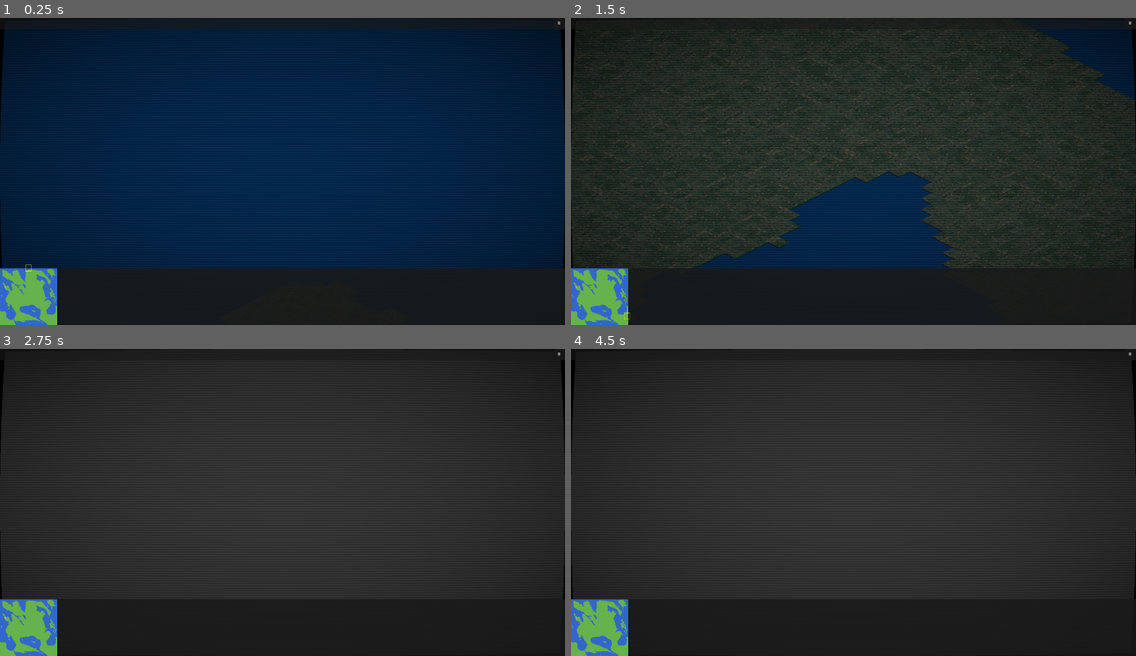
Above: before the commit, frames 1-4 (two rows, left to right).
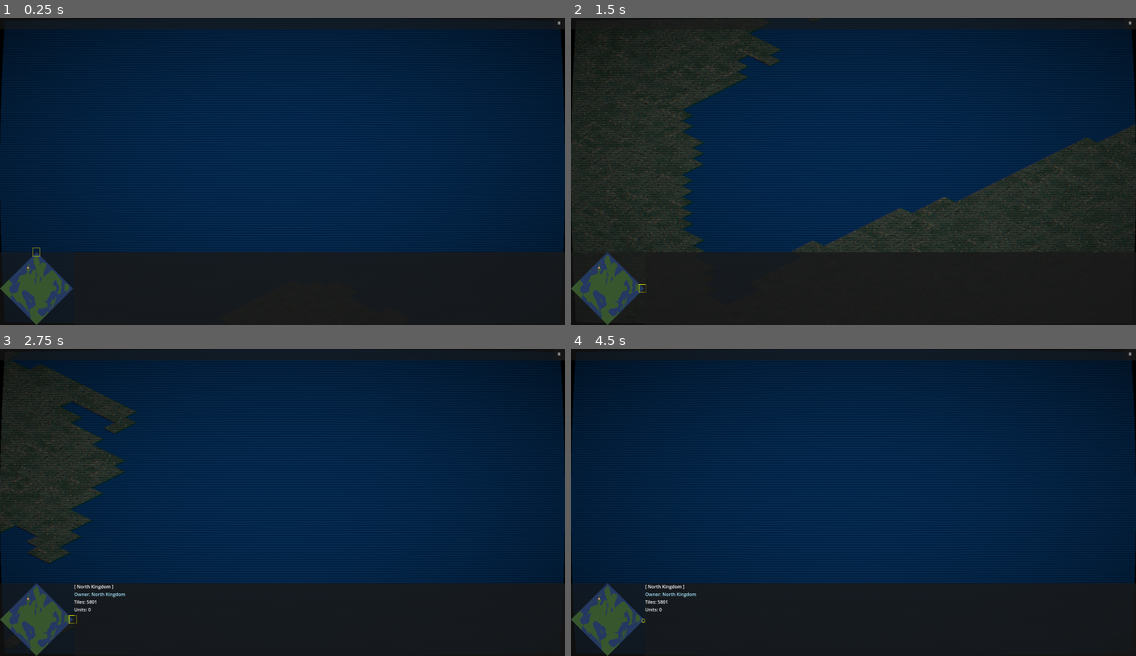
Above: after the commit, the same moments.

Repository: romabanana/romania2
Game: Godot game, scene res://scenes/main.tscn
Two runs of this game, one before a commit and one after it. Both use one fixed random seed, a clock stepped at 60 frames per second and the inputs below.
Inputs (mouse positions are in pixels of both pictures, inside the frame that each line leads up to):
- Up to frame 1 (0.25 s): no input
- Up to frame 2 (1.5 s): click "⏸" at 0.5 s; tap Enter at 1.25 s; drag from (599, 297) to (910, 103) at 1.27 s
- Up to frame 3 (2.75 s): drag from (169, 517) to (254, 563) at 2.02 s
- Up to frame 4 (4.5 s): move the mouse to (910, 434) at 2.77 s; hold D 2.78-3.5 s; tap E at 2.85 s; click (910, 434) at 2.92 s; drag from (825, 563) to (684, 456) at 3.52 s; tap Space at 4.25 s; move the mouse to (1023, 548) at 4.27 s; hold A from 4.28 s (still down); tap Q at 4.35 s; click (1023, 548) at 4.42 s

The runs differ from the first frame. In frame 1, 6.1% of the frame differs, in the area x 0-99%, y 74-100%; in frame 2, 43%; in frame 3, 67%; in frame 4, 76%, in the area x 0-100%, y 3-100%.

Commit message:
fixed minimap

Diff:
--- a/scripts/camera_2d.gd
+++ b/scripts/camera_2d.gd
@@ -186,10 +186,10 @@
 	var vp_size      := get_viewport().get_visible_rect().size
 	var world_before := global_position + (mouse_pos - vp_size * 0.5) / old_zoom
 	var world_after  := global_position + (mouse_pos - vp_size * 0.5) / new_zoom
-	var offset       := world_before - world_after
+	var cursor_offset       := world_before - world_after
 
 	var tween := create_tween()
 	tween.set_ease(Tween.EASE_OUT)
 	tween.set_trans(Tween.TRANS_SINE)
 	tween.tween_property(self, "zoom", new_zoom, 0.2)
-	tween.parallel().tween_property(self, "global_position", global_position + offset, 0.2)
+	tween.parallel().tween_property(self, "global_position", global_position + cursor_offset, 0.2)
--- a/scripts/ui/GameUI.gd
+++ b/scripts/ui/GameUI.gd
@@ -7,8 +7,8 @@
 # ─────────────────────────────────────────
 
 const TOP_BAR_HEIGHT    : int = 40
-const BOTTOM_BAR_HEIGHT : int = 200
-const MINIMAP_SIZE      : int = 200
+const BOTTOM_BAR_HEIGHT : int = 256
+const MINIMAP_SIZE      : int = 256
 
 var top_bar      : PanelContainer = null
 var bottom_bar   : PanelContainer = null
--- a/scripts/ui/Minimap.gd
+++ b/scripts/ui/Minimap.gd
@@ -1,112 +1,136 @@
 extends Control
 
-# ─────────────────────────────────────────
-#  Minimap
-#  Shows terrain, units and camera viewport.
-#  Click to move camera.
-# ─────────────────────────────────────────
-
 const MAP_SIZE     : int   = 256
-const MINIMAP_SIZE : float = 200.0
-
+const MINIMAP_SIZE : float = 256.0
 const TERRAIN_PNG  : String = "res://maps/map_01.png"
 
-# ── References ────────────────────────────
-var camera     : Camera2D  = null
-var terrain_tex: Texture2D = null
-
-# ── Colors ────────────────────────────────
 const VIEWPORT_COLOR : Color = Color(1.0, 1.0, 0.0, 0.8)
 const VIEWPORT_WIDTH : float = 1.5
+
+var camera         : Camera2D   = null
+var terrain_poly   : Polygon2D  = null
+var _last_cam_pos  : Vector2    = Vector2.ZERO
+var _last_cam_zoom : Vector2    = Vector2.ONE
 
 
 func _ready() -> void:
 	custom_minimum_size = Vector2(MINIMAP_SIZE, MINIMAP_SIZE)
+	camera = get_tree().get_first_node_in_group("camera")
+	_build_terrain_poly()
+	queue_redraw()
 
-	# load terrain texture
-	terrain_tex = load(TERRAIN_PNG) as Texture2D
+func _build_terrain_poly() -> void:
+	var tex := load(TERRAIN_PNG) as Texture2D
+	if not tex:
+		return
 
-	# find camera
-	camera = get_tree().get_first_node_in_group("camera")
+	terrain_poly = Polygon2D.new()
+	terrain_poly.texture = tex
+	terrain_poly.texture_filter = CanvasItem.TEXTURE_FILTER_NEAREST
 
-	# redraw every frame for unit dots and viewport rect
-	set_process(true)
+	# fit diamond into MINIMAP_SIZE
+	# diamond is wider than tall (2:1 ratio) so fit to width
+	var half := MINIMAP_SIZE / 2.0
+
+	terrain_poly.polygon = PackedVector2Array([
+		Vector2(half,         0.0),         # top
+		Vector2(MINIMAP_SIZE, half),         # right
+		Vector2(half,         MINIMAP_SIZE), # bottom
+		Vector2(0.0,          half)          # left
+	])
+
+	terrain_poly.uv = PackedVector2Array([
+		Vector2(0,   0),
+		Vector2(256, 0),
+		Vector2(256, 256),
+		Vector2(0,   256)
+	])
+	terrain_poly.z_index = -1  # render below everything
+	add_child(terrain_poly)
 
 
 func _process(_delta: float) -> void:
-	queue_redraw()
+	if not camera:
+		return
+	if camera.global_position != _last_cam_pos or camera.zoom != _last_cam_zoom:
+		_last_cam_pos  = camera.global_position
+		_last_cam_zoom = camera.zoom
+		queue_redraw()
 
 
 func _draw() -> void:
-	# ── terrain background ─────────────────
-	if terrain_tex:
-		draw_texture_rect(terrain_tex, Rect2(Vector2.ZERO, Vector2(MINIMAP_SIZE, MINIMAP_SIZE)), false)
+	for unit in UnitManager.get_all_units():
+		var pos   := _grid_to_minimap(unit.current_tile)
+		var color := FactionManager.get_faction_color(unit.faction_id)
+		draw_circle(pos, 3.0, color)
 
-	# ── unit dots ──────────────────────────
-	for unit in UnitManager.get_all_units():
-		var pos    := _grid_to_minimap(unit.current_tile)
-		var color  := FactionManager.get_faction_color(unit.faction_id)
-		draw_circle(pos, 2.5, color)
-
-	# ── camera viewport rectangle ──────────
 	if camera:
 		_draw_viewport_rect()
 
 
 func _draw_viewport_rect() -> void:
-	var vp_size    := get_viewport().get_visible_rect().size
-	var zoom       := camera.zoom
-	var cam_pos    := camera.global_position
+	var vp_size  := get_viewport().get_visible_rect().size
+	var half_vp  := vp_size / camera.zoom / 2.0
+	var world_tl := camera.global_position - half_vp
+	var world_br := camera.global_position + half_vp
 
-	# world bounds of what camera sees
-	var half_vp    := vp_size / zoom / 2.0
-	var world_tl   := cam_pos - half_vp
-	var world_br   := cam_pos + half_vp
+	var tm := get_tree().get_first_node_in_group("terrain_map") as TileMapLayer
+	if not tm:
+		return
 
-	# convert world corners to minimap space
-	var mini_tl    := _world_to_minimap(world_tl)
-	var mini_br    := _world_to_minimap(world_br)
-	var rect       := Rect2(mini_tl, mini_br - mini_tl)
+	var tl := _world_to_minimap(world_tl, tm)
+	var tr := _world_to_minimap(Vector2(world_br.x, world_tl.y), tm)
+	var br := _world_to_minimap(world_br, tm)
+	var bl := _world_to_minimap(Vector2(world_tl.x, world_br.y), tm)
 
-	draw_rect(rect, VIEWPORT_COLOR, false, VIEWPORT_WIDTH)
+	draw_polyline([tl, tr, br, bl, tl], VIEWPORT_COLOR, VIEWPORT_WIDTH)
 
 
-# ─────────────────────────────────────────
-#  Click to move camera
-# ─────────────────────────────────────────
 func _gui_input(event: InputEvent) -> void:
 	if event is InputEventMouseButton and event.pressed:
 		if event.button_index == MOUSE_BUTTON_LEFT:
-			var world_pos := _minimap_to_world(event.position)
-			if camera:
-				camera.global_position = world_pos
+			_move_camera_to(event.position)
 			get_viewport().set_input_as_handled()
 
 	if event is InputEventMouseMotion and event.button_mask & MOUSE_BUTTON_MASK_LEFT:
-		var world_pos := _minimap_to_world(event.position)
-		if camera:
-			camera.global_position = world_pos
+		_move_camera_to(event.position)
 		get_viewport().set_input_as_handled()
 
+func _grid_to_minimap(tile: Vector2i) -> Vector2:
+	var half := MINIMAP_SIZE / 2.0
+	# isometric projection: grid x goes right, grid y goes down
+	var fx := float(tile.x) / float(MAP_SIZE)
+	var fy := float(tile.y) / float(MAP_SIZE)
+	return Vector2(
+		(fx - fy) * half + half,
+		(fx + fy) * half
+	)
 
-# ─────────────────────────────────────────
-#  Coordinate conversions
-# ─────────────────────────────────────────
-func _grid_to_minimap(tile: Vector2i) -> Vector2:
-	return Vector2(tile) / float(MAP_SIZE) * MINIMAP_SIZE
 
-func _world_to_minimap(world_pos: Vector2) -> Vector2:
-	# direct world → minimap without going through grid
-	# world bounds: x from -32512 to 32768, y from 64 to 32704
-	var world_origin := Vector2(-32512.0, 64.0)
-	var world_size   := Vector2(65280.0, 32640.0)
-	var normalized   := (world_pos - world_origin) / world_size
-	return normalized * MINIMAP_SIZE
+func _minimap_to_grid(minimap_pos: Vector2) -> Vector2i:
+	var half := MINIMAP_SIZE / 2.0
+	var nx   := (minimap_pos.x - half) / half  # -1 to 1
+	var ny   := minimap_pos.y / half            # 0 to 2
+	var fx   := (nx + ny) / 2.0
+	var fy   := (ny - nx) / 2.0
+	return Vector2i(
+		clamp(int(fx * MAP_SIZE), 0, MAP_SIZE - 1),
+		clamp(int(fy * MAP_SIZE), 0, MAP_SIZE - 1)
+	)
 
-func _minimap_to_world(minimap_pos: Vector2) -> Vector2:
-	# minimap pos → grid → world
-	var tile := Vector2i(minimap_pos / MINIMAP_SIZE * float(MAP_SIZE))
-	var tm   := get_tree().get_first_node_in_group("terrain_map") as TileMapLayer
-	if not tm:
-		return Vector2.ZERO
-	return tm.to_global(tm.map_to_local(tile))
+
+func _world_to_minimap(world_pos: Vector2, tm: TileMapLayer) -> Vector2:
+	var tile := tm.local_to_map(tm.to_local(world_pos))
+	return _grid_to_minimap(tile)
+
+
+func _move_camera_to(minimap_pos: Vector2) -> void:
+	var tm := get_tree().get_first_node_in_group("terrain_map") as TileMapLayer
+	if not tm or not camera:
+		return
+	var tile               := _minimap_to_grid(minimap_pos)
+	camera.global_position  = tm.to_global(tm.map_to_local(tile))
+	queue_redraw()
+
+func mark_dirty() -> void:
+	queue_redraw()
